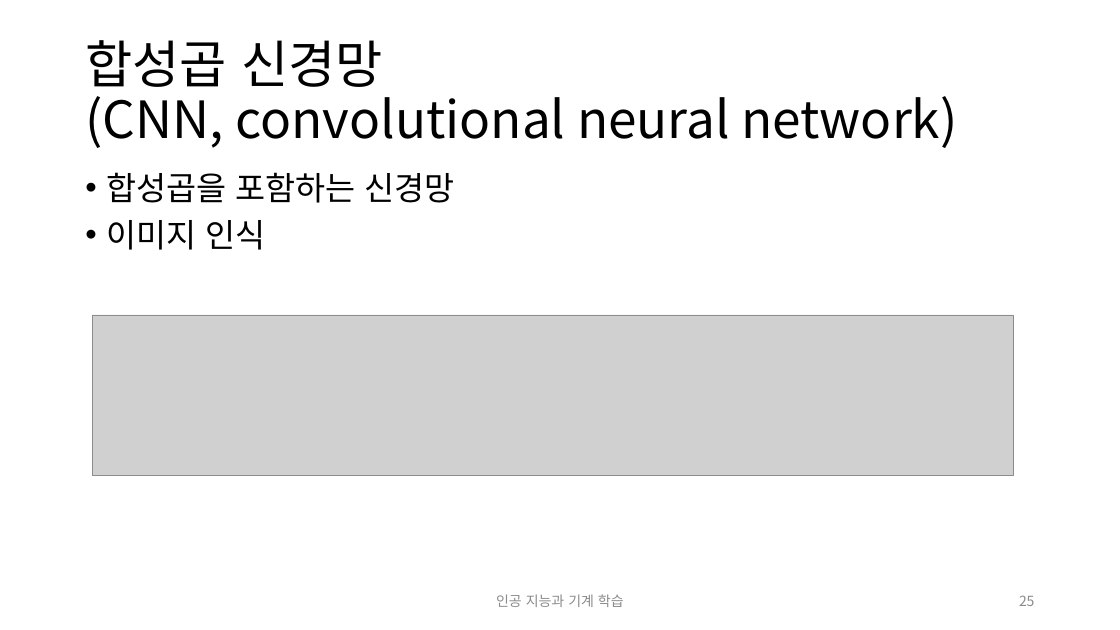
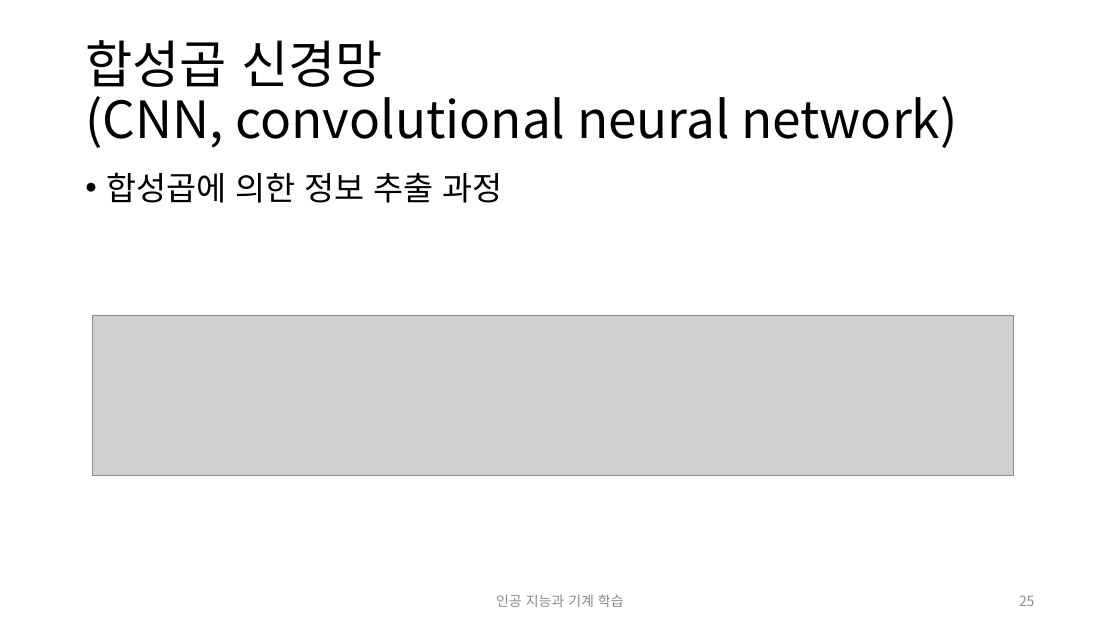
Before and after one commit to ggorr/MachineLearning, a slide deck: slide 25 of 인공 지능과 기계 학습.pptx. Drawn at 1120x630 pixels with LibreOffice and Linux fonts; fonts in the diff are those of the drawing; grey boxes stand for pictures. Boxes give left, top, right and bottom in pixels: in the first picture for what was removed or moved away, otherwise in the second. Text is boxed around its words. In the diff, an @@ line names an element or a change of style, - is before the commit and + after.

```diff
--- a/인공 지능과 기계 학습.pptx
+++ b/인공 지능과 기계 학습.pptx
@@ text at <box>106,172,503,203</box>: text changed @@
-• 합성곱을 포함하는 신경망
-• 이미지 인식
+• 합성곱에 의한 정보 추출 과정
```
Also in this commit, not shown: 14 other slides changed.
